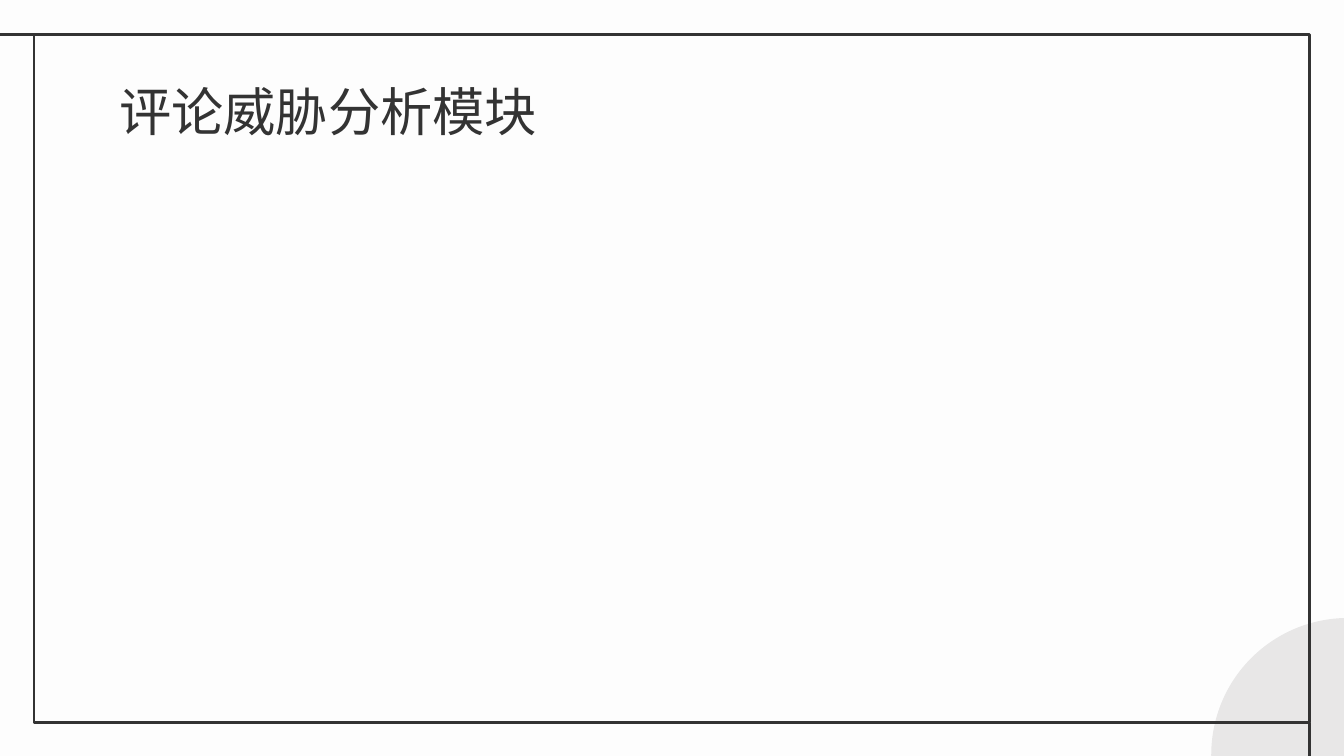
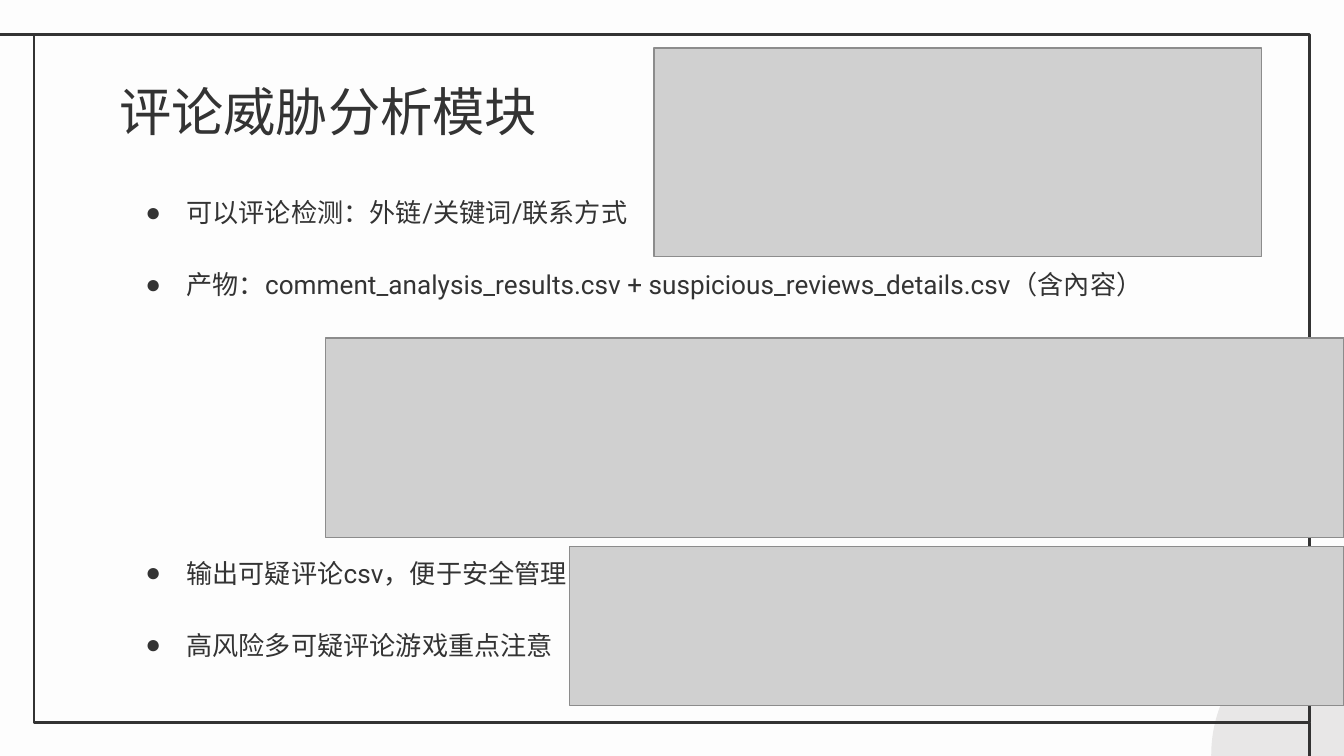
Before and after one commit to sky888galaxy/steam-spider, a slide deck: slide 11 of docs/答辩.pptx (slide 8 before the commit). Drawn at 1344x756 pixels with LibreOffice and Linux fonts; fonts in the diff are those of the drawing; grey boxes stand for pictures. Boxes give left, top, right and bottom in pixels: in the first picture for what was removed or moved away, otherwise in the second. Text is boxed around its words. In the diff, an @@ line names an element or a change of style, - is before the commit and + after.

```diff
--- a/docs/答辩.pptx
+++ b/docs/答辩.pptx
@@ picture added at <box>655,48,1262,257</box> @@
@@ text added at <box>186,200,1143,657</box>, 14 pt, text #333333 @@
+● 可以评论检测：外链/关键词/联系方式
+● 产物：comment_analysis_results.csv + suspicious_reviews_details.csv（含內容）
+● 输出可疑评论csv，便于安全管理
+● 高风险多可疑评论游戏重点注意
@@ picture added at <box>325,339,1344,538</box> @@
@@ picture added at <box>570,547,1344,706</box> @@
```
Also in this commit, not shown: 7 other slides changed, 10 slides added, 2 slides removed, 3 other files.
